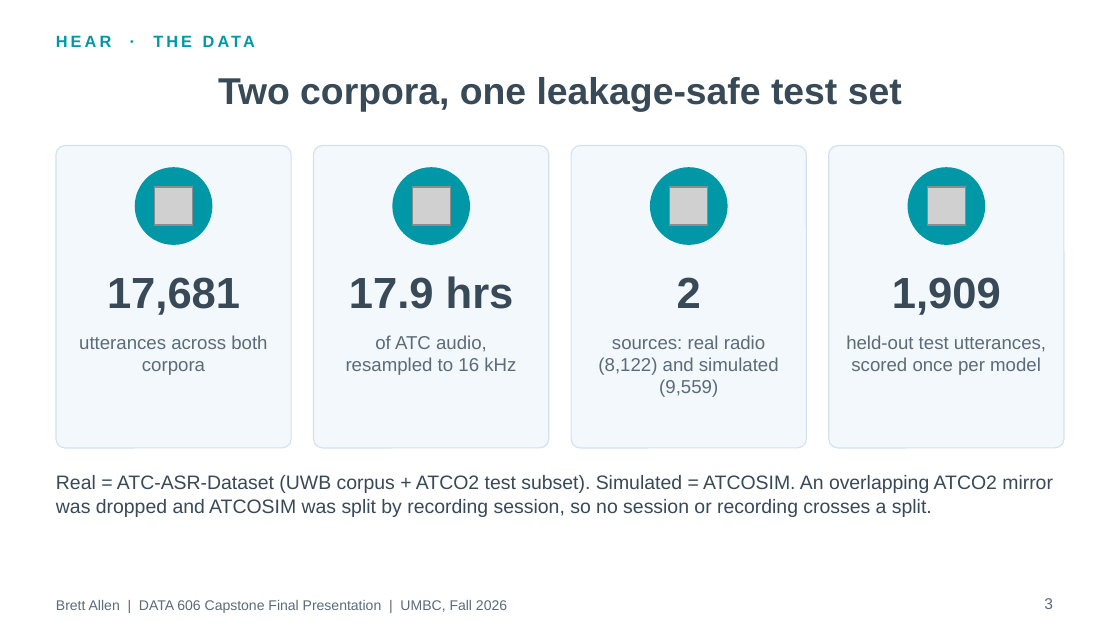
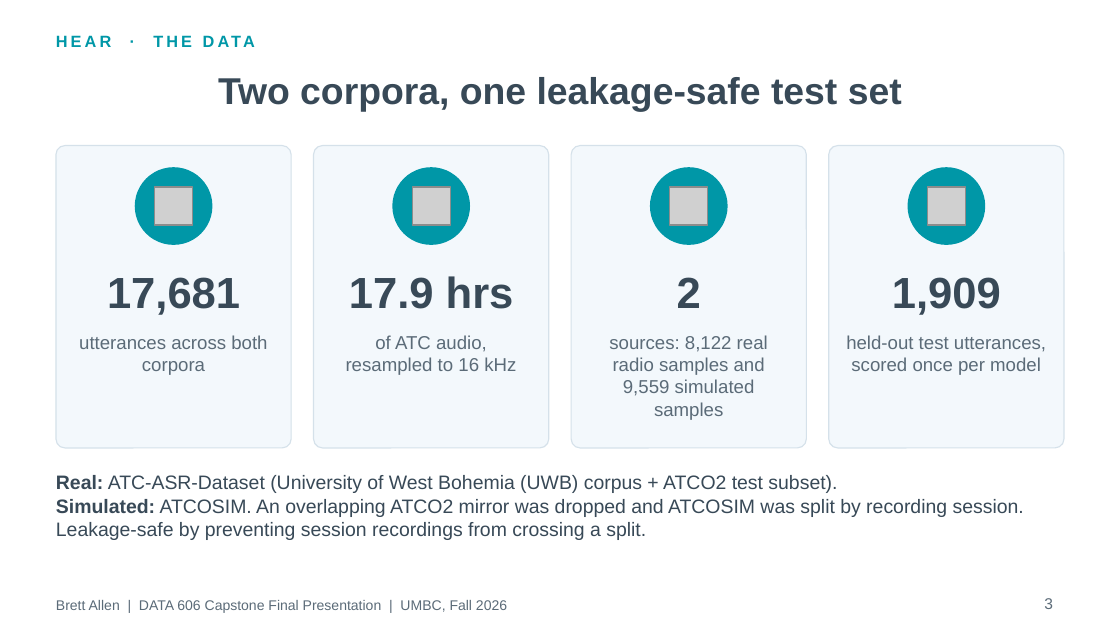
Before and after one commit to BrettFX/UMBC-DATA606-Capstone, a slide deck: slide 3 of docs/Allen_DATA_606_Capstone_Final.pptx. Drawn at 1120x630 pixels with LibreOffice and Linux fonts; fonts in the diff are those of the drawing; grey boxes stand for pictures. Boxes give left, top, right and bottom in pixels: in the first picture for what was removed or moved away, otherwise in the second. Text is boxed around its words. In the diff, an @@ line names an element or a change of style, - is before the commit and + after.

Commit message:
Update final presentation slides Adjust wording and visuals, etc.

```diff
--- a/docs/Allen_DATA_606_Capstone_Final.pptx
+++ b/docs/Allen_DATA_606_Capstone_Final.pptx
@@ text at (609, 335, 768, 420): text changed @@
-sources: real radio (8,122) and simulated (9,559)
+sources: 8,122 real radio samples and 9,559 simulated samples
@@ text at (56, 475, 1024, 540): text changed @@
-Real = ATC-ASR-Dataset (UWB corpus + ATCO2 test subset). Simulated = ATCOSIM. An overlapping ATCO2 mirror was dropped and ATCOSIM was split by recording session, so no session or recording crosses a split.
+Real: ATC-ASR-Dataset (University of West Bohemia (UWB) corpus + ATCO2 test subset).
+Simulated: ATCOSIM. An overlapping ATCO2 mirror was dropped and ATCOSIM was split by recording session. Leakage-safe by preventing session recordings from crossing a split.
```
Also in this commit, not shown: 16 other slides changed, 1 other file.
